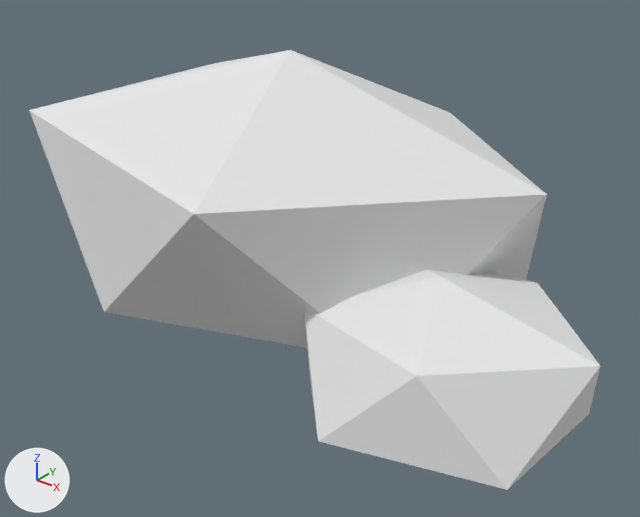
The glTF model game/assets/cenario/pedra_01.glb, before and after one commit.
Rendered twice from a 50 mm lens placed at (2.74, -3.21, 2.28), pointed at (0.26, -0.11, 0.35). The lights are fixed; the arrows at lower left show +X, +Y and +Z. The first picture is the older version. Objects named as collision shapes, trigger or cutter boxes, shadow casters or lower levels of detail are left out. Vertices at exactly the same position are counted once.

Names of what the first picture shows: 'pedra_01'.
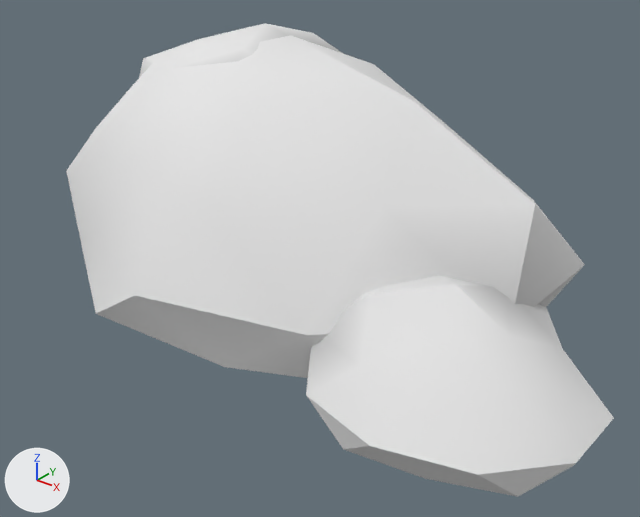
What differs and where, as boxes [x1, y1, x2, y2] in the pictures (640 x 517 px):
'pedra_01', recoloured, reshaped (8% taller)
    before: [29, 50, 600, 490]
    after: [66, 23, 614, 497]
part 1 of me_pedra_01, rebuilt (15% taller)
    before: [29, 50, 547, 348]
    after: [66, 35, 585, 378]
part 2 of me_pedra_01, rebuilt
    before: [305, 270, 600, 490]
    after: [306, 276, 614, 497]
part 3 of me_pedra_01, added
    after: [139, 23, 342, 78]

What changed in the scene script:
```text
Change mat_m_paleta_ventania:
    add n2 = _N.new('ShaderNodeMix'); n2.name = 'Mix'
    add n2.data_type = 'RGBA'
    add n2.blend_type = 'MULTIPLY'
    add n2.inputs[0].default_value = 1.0  # 'Factor'
    add n2.inputs[7].default_value = (0.8, 0.8, 0.8, 1.0)  # 'B', white #e7e7e7
    add n3 = _N.new('ShaderNodeVertexColor'); n3.name = 'Color Attribute'
    where n0 = _N.new('ShaderNodeBsdfPrincipled'); n0.name = 'Principled BSDF'
    add _L.new(n2.outputs[2], n0.inputs[0])  # 'Result' to 'Base Color'
    add _L.new(n3.outputs[0], n2.inputs[6])  # 'Color' to 'A'
Change me_pedra_01:
    used by ob_pedra_01; location = (0.0, 0.0, 0.0)
    remove me_pedra_01.from_pydata(...)  # 24 vertices, 40 faces; spans x -1.2..1.83, y -1.13..0.88, z -0.22..1.33
    add me_pedra_01.from_pydata(...)  # 168 vertices, 320 faces; spans x -1.43..1.88, y -1.1..1.15, z 0.1..1.41
    me_pedra_01 part 1: the loose piece of 12 vertices spanning x -1.2..1.36, y -1.13..0.88, z -0.22..1.33 is rebuilt with 42 vertices and now spans x -1.43..1.43, y -1.1..1.15, z 0.19..1.4
    me_pedra_01 part 2: the loose piece of 12 vertices spanning x 0.46..1.83, y -0.97..0.06, z -0.16..0.67 is rebuilt with 42 vertices and now spans x 0.62..1.88, y -1.05..0.04, z 0.1..0.69
    me_pedra_01 part 3: a new loose piece of 42 vertices spanning x -0.99..0.49, y -0.5..0.7, z 0.92..1.41, in mat_m_paleta_ventania
    other edits to the shape of me_pedra_01 do not show in these pictures
```
